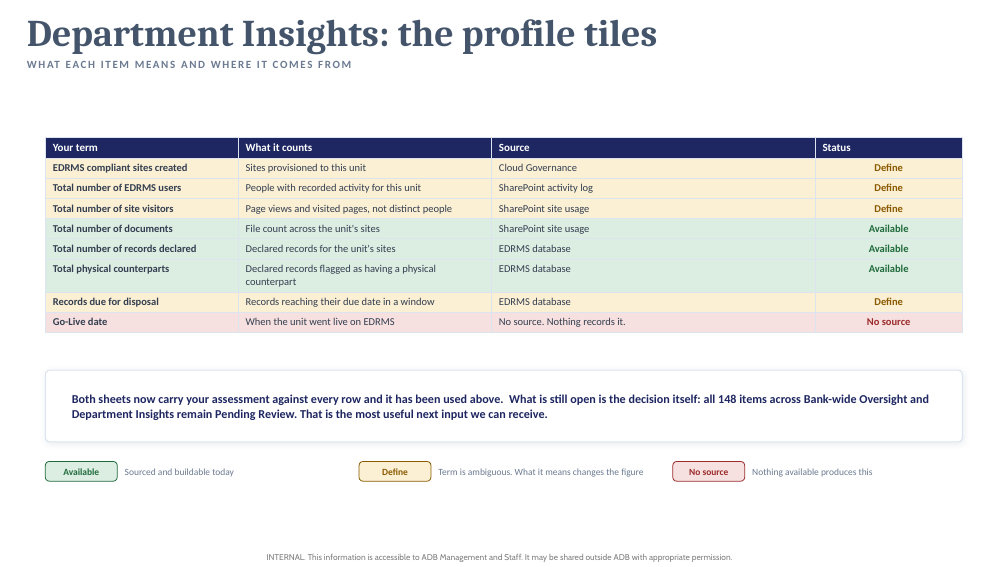
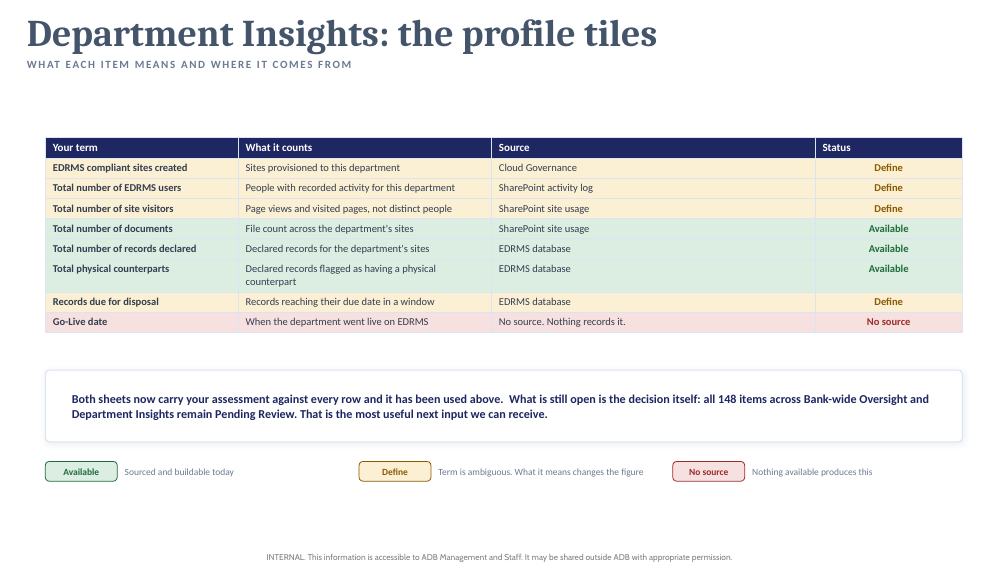
Before and after one commit to perezfiles01-droid/Jim, a slide deck: slide 10 of EDRMS_Util_Report_3.pptx. Drawn at 1008x567 pixels with LibreOffice and Linux fonts; fonts in the diff are those of the drawing; background and template pictures are left out. Boxes give left, top, right and bottom in pixels: in the first picture for what was removed or moved away, otherwise in the second. Text is boxed around its words. In the diff, an @@ line names an element or a change of style, - is before the commit and + after.

```diff
--- a/EDRMS_Util_Report_3.pptx
+++ b/EDRMS_Util_Report_3.pptx
@@ table at bbox=[45, 137, 963, 331] @@
-row 2, column 2: Sites provisioned to this unit
+row 2, column 2: Sites provisioned to this department
-row 3, column 2: People with recorded activity for this unit
+row 3, column 2: People with recorded activity for this department
-row 5, column 2: File count across the unit's sites
+row 5, column 2: File count across the department's sites
-row 6, column 2: Declared records for the unit's sites
+row 6, column 2: Declared records for the department's sites
-row 9, column 2: When the unit went live on EDRMS
+row 9, column 2: When the department went live on EDRMS
```
Also in this commit, not shown: 2 other slides changed.
